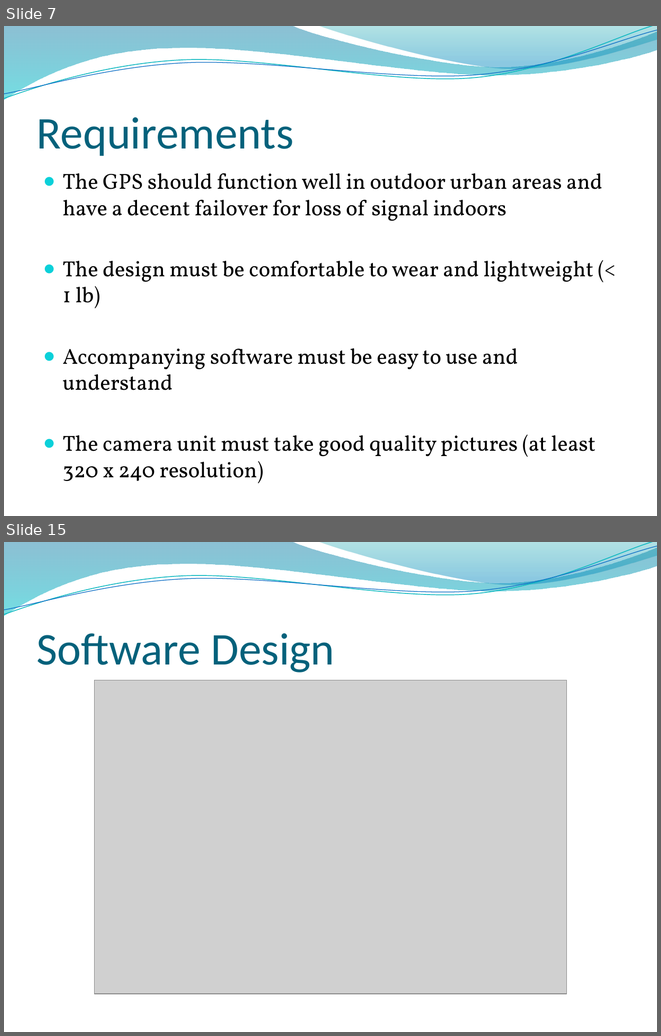
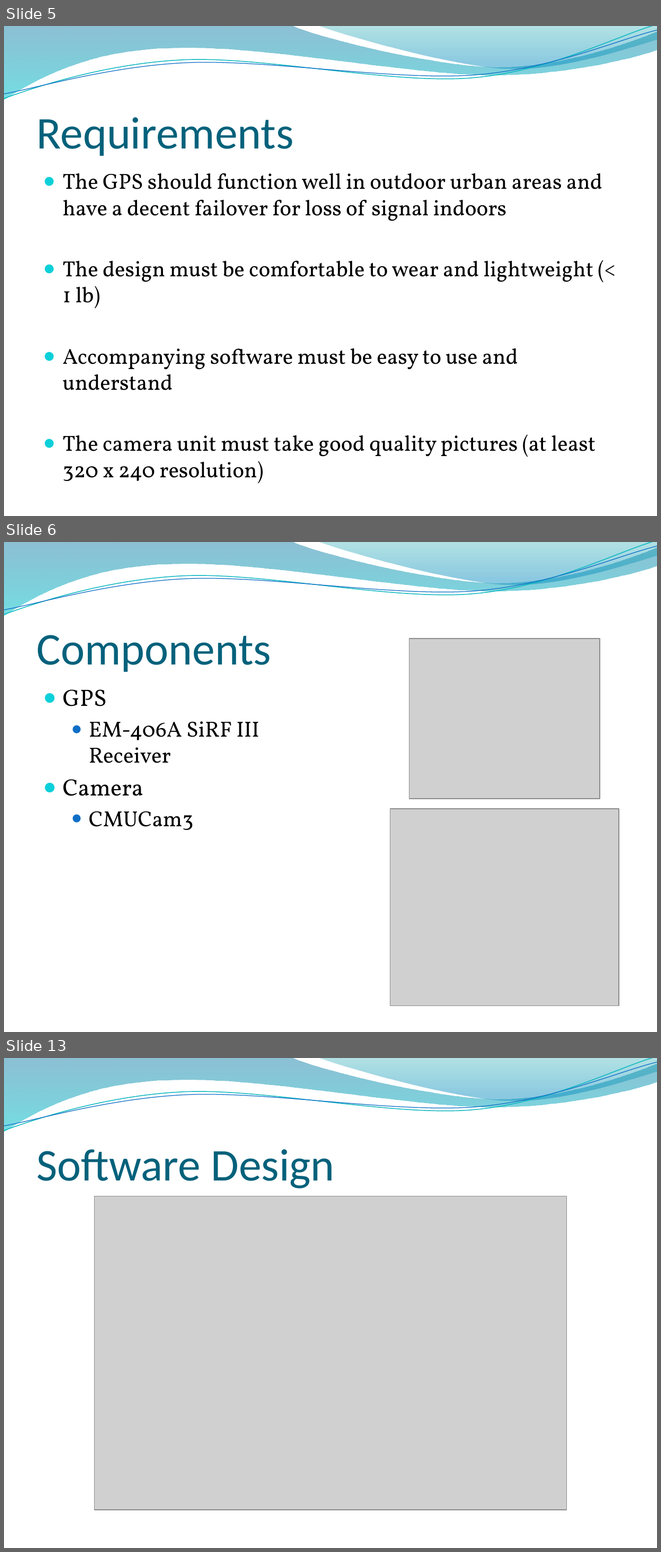
Before and after one commit to tasbal/cpsc483, a slide deck: MISC/Final Presentation.pptx. Shown one above the other, each under a label of ours: slides 7 and 15 before the commit, slides 5, 6 and 13 after it; the slides between them are not shown. The pictures are 661x1036 and 661x1552 pixels, drawn with LibreOffice and Linux fonts; fonts in the diff are those of the drawing; grey boxes stand for pictures; background and template pictures are left out. Boxes give left, top, right and bottom in pixels: in the first picture for what was removed or moved away, otherwise in the second. Text is boxed around its words. In the diff, an @@ line names an element or a change of style, - is before the commit and + after.

```diff
--- a/MISC/Final Presentation.pptx
+++ b/MISC/Final Presentation.pptx
@@ slide 6 added at (x1=4, y1=542, x2=657, y2=1032), background picture (left out); not listed: 4 template elements that a slide beside it also shows @@
@@ title added at (x1=37, y1=635, x2=272, y2=672), 50 pt, text #04617B @@
+Components
@@ picture added at (x1=409, y1=638, x2=600, y2=799) @@
@@ text added at (x1=63, y1=689, x2=259, y2=830), 24 pt, text #000000 @@
+● GPS
+  ● EM-406A SiRF III Receiver
+● Camera
+  ● CMUCam3
@@ picture added at (x1=390, y1=809, x2=619, y2=1005) @@
@@ what was slide 7 is now slide 5 @@
@@ what was slide 15 is now slide 13 @@
```
Also in this commit, not shown: 8 slides changed, 1 other slide added, 6 slides removed, 1 other file.
